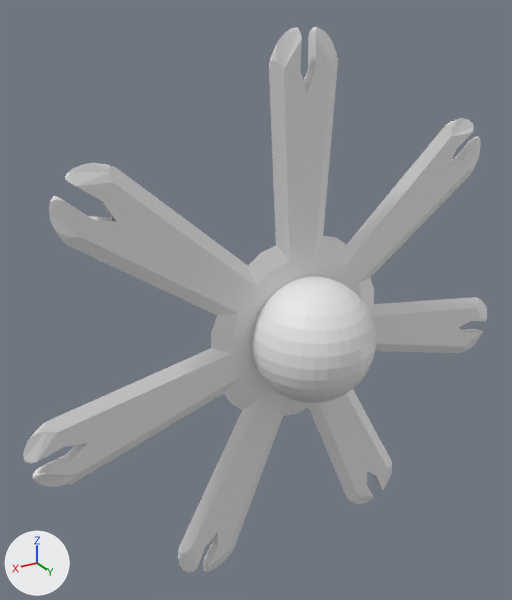
What one commit did to the Blender file Enemies/IceFairyEphyra.blend.
Both versions are drawn from a 50 mm camera at (6.57, 9.6, 5.52) aimed at (0.74, -0.12, 0.66). The axes (+X, +Y, +Z) are drawn at lower left. The lights are the same throughout. The picture after the commit comes second.

Objects in the first picture: 'Ephyra', 'Sphere'.
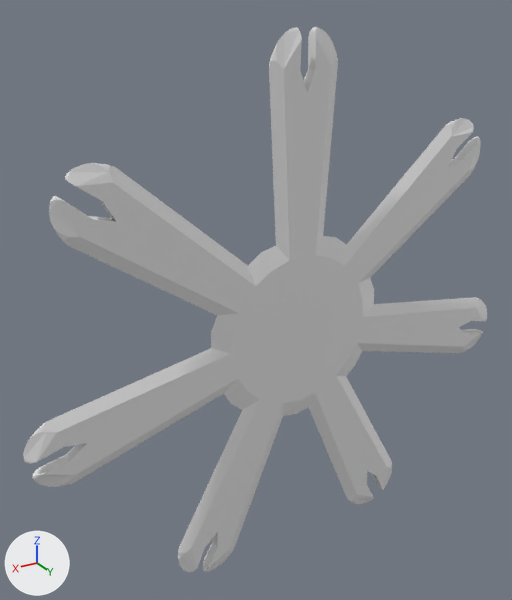
Edits to the bpy script that builds the scene:
```text
Change me_cube:
    used by ob_ephyra; location = (0.0, 0.0, 0.0)
    remove me_cube.from_pydata(...)  # 118 vertices, 88 faces; spans x 0.0..0.78, y 0.0..0.2, z -0.03..5.07
    add me_cube.from_pydata(...)  # 1578 vertices, 1232 faces; spans x -4.99..4.98, y 0.0..0.2, z -4.68..5.07
    me_cube part 1: 2 vertices removed from x 0.0, y 0.0..0.2, z -0.03; 1462 vertices added at x -4.99..4.98, y 0.0..0.2, z -4.68..5.07
Change ob_ephyra:
    remove _m = ob_ephyra.modifiers.new('Mirror', 'MIRROR')
    remove _m.use_clip = True
    remove _m = ob_ephyra.modifiers.new('Array', 'ARRAY')
    remove _m.count = 7
    remove _m.use_relative_offset = False
    remove _m.use_object_offset = True
    remove _m.offset_object = ob_empty
Change ob_sphere:
    add ob_sphere.hide_set(True)
```

Changed parts and their boxes (x1, y1, x2, y2) in the pictures (512 x 600 px):
'Sphere', hidden
    before: (251, 276, 376, 403)
part 1 of me_cube, cut back
    before: (235, 246, 377, 406)
    after: (235, 246, 378, 406)
